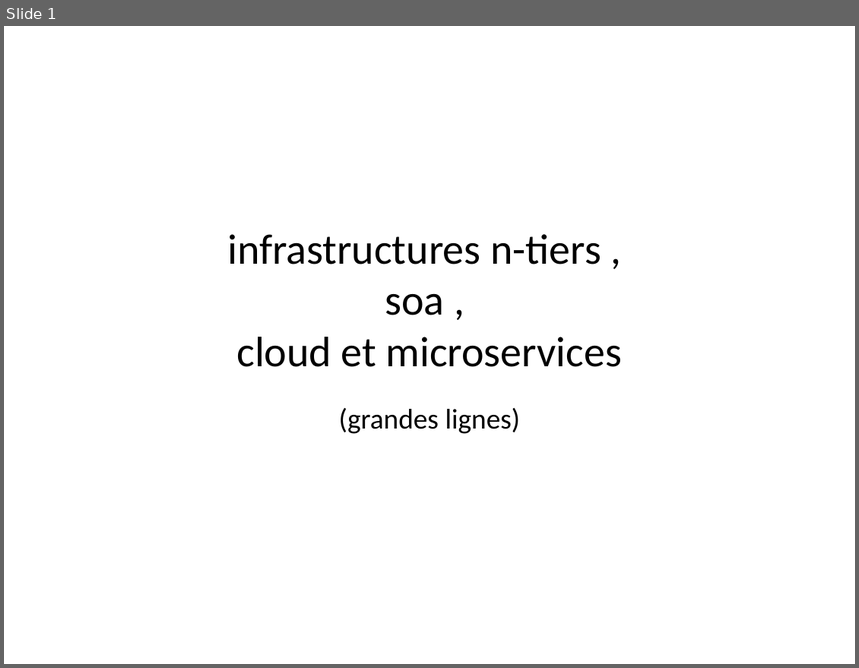
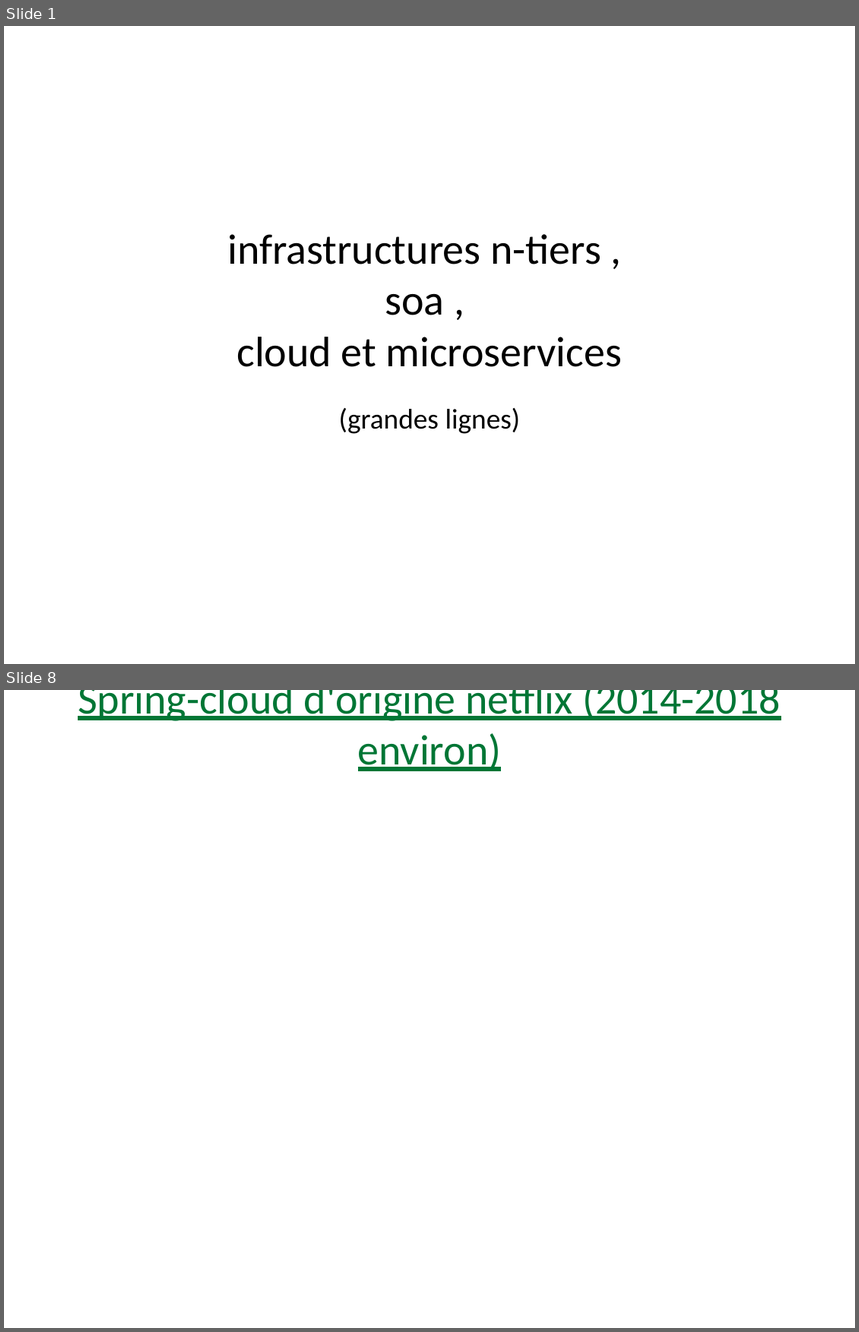
Before and after one commit to didier-tp/afc2021, a slide deck: docs/infrastructures_cloud_et_microservices.pptx. Shown one above the other, each under a label of ours: slide 1 before the commit, slides 1 and 8 after it; the slides between them are not shown. The pictures are 859x668 and 859x1332 pixels, drawn with LibreOffice and Linux fonts; fonts in the diff are those of the drawing. Boxes give left, top, right and bottom in pixels: in the first picture for what was removed or moved away, otherwise in the second. Text is boxed around its words. In the diff, an @@ line names an element or a change of style, - is before the commit and + after.

```diff
--- a/docs/infrastructures_cloud_et_microservices.pptx
+++ b/docs/infrastructures_cloud_et_microservices.pptx
@@ slide 8 added at [4,690,855,1328], background #FFFFFF @@
@@ text added at [78,690,781,771], 36 pt, text #007635, underline @@
+Spring-cloud d'origine netflix (2014-2018 environ)
```
Also in this commit, not shown: 9 other slides added, 10 other files.
